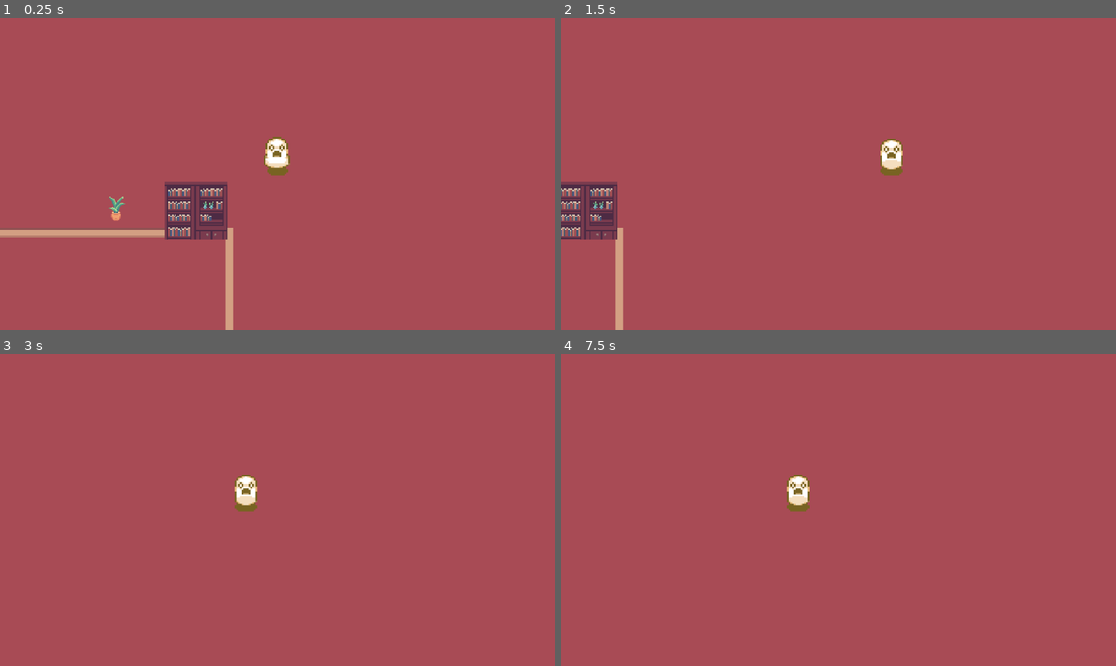
Above: before the commit, frames 1-4 (two rows, left to right).
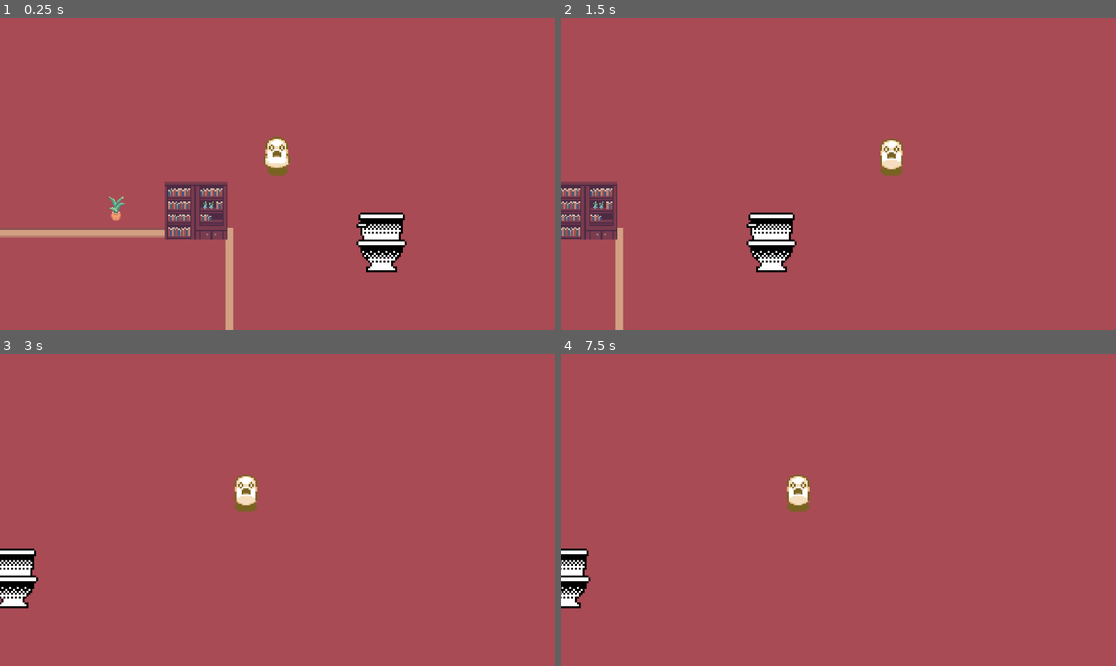
Above: after the commit, the same moments.

Repository: lykarevalde/GameJam
Game: Godot game, scene res://scenes/game_scene.tscn
The game is run twice, just before and just after one commit, with the same random seed, the same clock (stepped at 60 frames per second) and the same inputs.
Inputs:
- Up to frame 1 (0.25 s): no input
- Up to frame 2 (1.5 s): tap Enter (ui_accept) at 0.5, 0.77 s; hold Right (ui_right) from 0.53 s (still down)
- Up to frame 3 (3 s): tap Enter (ui_accept) at 1.52 s; release Right (ui_right) at 2.03 s; hold Left (ui_left) 2.03-2.78 s; hold Right (ui_right) from 2.78 s (still down)
- Up to frame 4 (7.5 s): tap Enter (ui_accept) at 3.02, 3.77, 4.52, 6.02, 6.77 s; release Right (ui_right) at 4.28 s; hold Left (ui_left) 4.28-5.03 s; hold Right (ui_right) 5.03-5.78 s; hold Left (ui_left) 5.78-7.28 s; hold Right (ui_right) from 7.28 s (still down)

The runs differ from the first frame. In frame 1, 1.4% of the frame differs, in the area x 64-74%, y 62-82%; in frame 2, 1.4%, in the area x 33-43%, y 62-82%; in frame 3, 1.1%; in frame 4, 0.8%.

Commit message:
toilet and outline
added toilet sprite sheets and made it glow when player hovers over it

Diff:
--- /dev/null
+++ b/scenes/furniture.gdshader
@@ -0,0 +1,40 @@
+shader_type canvas_item;
+
+void vertex() {
+	// Called for every vertex the material is visible on.
+}
+
+//void fragment() {
+	//// Called for every pixel the material is visible on.
+//}
+
+//void light() {
+//	// Called for every pixel for every light affecting the CanvasItem.
+//	// Uncomment to replace the default light processing function with this one.
+//}
+
+
+uniform vec4 outline_color = vec4(1,1,0,1);
+uniform float thickness = 0.0;
+
+void fragment() {
+    vec2 size = TEXTURE_PIXEL_SIZE * thickness;
+    vec4 col = texture(TEXTURE, UV);
+
+    float alpha = col.a;
+
+    if (alpha == 0.0) {
+        float sum = 0.0;
+        sum += texture(TEXTURE, UV + vec2(size.x, 0)).a;
+        sum += texture(TEXTURE, UV - vec2(size.x, 0)).a;
+        sum += texture(TEXTURE, UV + vec2(0, size.y)).a;
+        sum += texture(TEXTURE, UV - vec2(0, size.y)).a;
+
+        if (sum > 0.0) {
+            COLOR = outline_color;
+            //return;
+        }
+    }
+	else
+    	COLOR = col;
+}
--- /dev/null
+++ b/scenes/furniture.tscn
@@ -0,0 +1,93 @@
+[gd_scene load_steps=14 format=3 uid="uid://dsr4nt81mbrbd"]
+
+[ext_resource type="Texture2D" uid="uid://dvpynuaplocpe" path="res://assets/Furniture/Toilet/toilet MOVE.png" id="1_uouto"]
+[ext_resource type="Shader" uid="uid://dromq4pf7p2g8" path="res://scenes/furniture.gdshader" id="1_yxmve"]
+[ext_resource type="Script" uid="uid://dn1bn31prmmml" path="res://scripts/furniture.gd" id="2_uj4jp"]
+
+[sub_resource type="ShaderMaterial" id="ShaderMaterial_yxmve"]
+shader = ExtResource("1_yxmve")
+shader_parameter/outline_color = Vector4(1, 1, 0, 1)
+shader_parameter/thickness = 1.0
+
+[sub_resource type="AtlasTexture" id="AtlasTexture_yxmve"]
+atlas = ExtResource("1_uouto")
+region = Rect2(32, 0, 32, 64)
+
+[sub_resource type="AtlasTexture" id="AtlasTexture_qmgrm"]
+atlas = ExtResource("1_uouto")
+region = Rect2(64, 0, 32, 64)
+
+[sub_resource type="AtlasTexture" id="AtlasTexture_k0xlv"]
+atlas = ExtResource("1_uouto")
+region = Rect2(96, 0, 32, 64)
+
+[sub_resource type="AtlasTexture" id="AtlasTexture_dh8sm"]
+atlas = ExtResource("1_uouto")
+region = Rect2(0, 64, 32, 64)
+
+[sub_resource type="AtlasTexture" id="AtlasTexture_upk6m"]
+atlas = ExtResource("1_uouto")
+region = Rect2(32, 64, 32, 64)
+
+[sub_resource type="AtlasTexture" id="AtlasTexture_sugg3"]
+atlas = ExtResource("1_uouto")
+region = Rect2(64, 64, 32, 64)
+
+[sub_resource type="AtlasTexture" id="AtlasTexture_161hf"]
+atlas = ExtResource("1_uouto")
+region = Rect2(96, 64, 32, 64)
+
+[sub_resource type="AtlasTexture" id="AtlasTexture_oa2mr"]
+atlas = ExtResource("1_uouto")
+region = Rect2(0, 128, 32, 64)
+
+[sub_resource type="SpriteFrames" id="SpriteFrames_bew5f"]
+animations = [{
+"frames": [{
+"duration": 1.0,
+"texture": SubResource("AtlasTexture_yxmve")
+}, {
+"duration": 1.0,
+"texture": SubResource("AtlasTexture_qmgrm")
+}, {
+"duration": 1.0,
+"texture": SubResource("AtlasTexture_k0xlv")
+}, {
+"duration": 1.0,
+"texture": SubResource("AtlasTexture_dh8sm")
+}, {
+"duration": 1.0,
+"texture": SubResource("AtlasTexture_upk6m")
+}, {
+"duration": 1.0,
+"texture": SubResource("AtlasTexture_sugg3")
+}, {
+"duration": 1.0,
+"texture": SubResource("AtlasTexture_161hf")
+}, {
+"duration": 1.0,
+"texture": SubResource("AtlasTexture_oa2mr")
+}],
+"loop": true,
+"name": &"move",
+"speed": 12.0
+}]
+
+[node name="Furniture" type="AnimatedSprite2D"]
+material = SubResource("ShaderMaterial_yxmve")
+position = Vector2(0, -32)
+sprite_frames = SubResource("SpriteFrames_bew5f")
+animation = &"move"
+frame_progress = 0.6196499
+script = ExtResource("2_uj4jp")
+
+[node name="Node2D" type="Node2D" parent="."]
+
+[node name="Area2D" type="Area2D" parent="."]
+
+[node name="CollisionPolygon2D" type="CollisionPolygon2D" parent="Area2D"]
+polygon = PackedVector2Array(-7, 31, 7, 31, 5, 28, 12, 16, 8, 16, 11, 1, -11, 1, -8, 16, -12, 16, -5, 28)
+
+[connection signal="area_exited" from="Area2D" to="." method="_on_area_2d_area_exited"]
+[connection signal="body_entered" from="Area2D" to="." method="_on_area_2d_body_entered"]
+[connection signal="body_exited" from="Area2D" to="." method="_on_area_2d_body_exited"]
--- a/scenes/game_scene.tscn
+++ b/scenes/game_scene.tscn
@@ -1,9 +1,10 @@
-[gd_scene load_steps=7 format=3 uid="uid://caf4pect0ovka"]
+[gd_scene load_steps=8 format=3 uid="uid://caf4pect0ovka"]
 
 [ext_resource type="Texture2D" uid="uid://l5axf47yylfg" path="res://assets/interior_tileset_placeholder.png" id="1_onqr8"]
 [ext_resource type="PackedScene" uid="uid://cgmu3x48sx0fo" path="res://scenes/player.tscn" id="1_w5aja"]
 [ext_resource type="PackedScene" uid="uid://dbgp384qn2s4x" path="res://scenes/plant.tscn" id="3_ycayy"]
 [ext_resource type="PackedScene" uid="uid://cv0hye7m1iv11" path="res://scenes/shelf.tscn" id="4_bw6k5"]
+[ext_resource type="PackedScene" uid="uid://dsr4nt81mbrbd" path="res://scenes/furniture.tscn" id="5_y3j0m"]
 
 [sub_resource type="TileSetAtlasSource" id="TileSetAtlasSource_onqr8"]
 texture = ExtResource("1_onqr8")
@@ -225,3 +226,6 @@
 
 [node name="shelf" parent="." instance=ExtResource("4_bw6k5")]
 position = Vector2(-20, 110)
+
+[node name="Furniture" parent="." instance=ExtResource("5_y3j0m")]
+position = Vector2(76, 112)
--- a/scenes/player.tscn
+++ b/scenes/player.tscn
@@ -1,7 +1,8 @@
 [gd_scene load_steps=10 format=3 uid="uid://cgmu3x48sx0fo"]
 
 [ext_resource type="Texture2D" uid="uid://bjc3u1kofa5x0" path="res://assets/player_placeholder.png" id="1_4flbx"]
-[ext_resource type="Script" uid="uid://cxrqodvh8nk8x" path="res://scenes/player.gd" id="1_g2els"]
+[ext_resource type="Script" uid="uid://cxrqodvh8nk8x" path="res://scripts/krystaplayer.gd" id="1_g2els"]
+
 
 [sub_resource type="AtlasTexture" id="AtlasTexture_3vyb7"]
 atlas = ExtResource("1_4flbx")
--- a/scenes/shelf.tscn
+++ b/scenes/shelf.tscn
@@ -1,7 +1,8 @@
 [gd_scene load_steps=4 format=3 uid="uid://cv0hye7m1iv11"]
 
 [ext_resource type="Texture2D" uid="uid://l5axf47yylfg" path="res://assets/interior_tileset_placeholder.png" id="1_eyi4x"]
-[ext_resource type="Script" uid="uid://do3jm47f4s3ax" path="res://scenes/possessed.gd" id="1_xj574"]
+[ext_resource type="Script" uid="uid://do3jm47f4s3ax" path="res://scripts/possessed.gd" id="1_xj574"]
+
 
 [sub_resource type="RectangleShape2D" id="RectangleShape2D_xj574"]
 size = Vector2(32, 29)
--- /dev/null
+++ b/scripts/furniture.gd
@@ -0,0 +1,29 @@
+extends AnimatedSprite2D
+
+
+# Called when the node enters the scene tree for the first time.
+func _ready() -> void:
+	stop()
+	frame = 0
+	material.set_shader_parameter("thickness", 0.0)
+	print("furniture ready")
+
+	#pass # Replace with function body.
+
+
+# Called every frame. 'delta' is the elapsed time since the previous frame.
+func _process(delta: float) -> void:
+	pass
+
+@onready var sprite = self
+
+func _on_area_2d_body_entered(body):
+	if body.name == "Player":
+		print(body.name, " entered")
+		sprite.material.set_shader_parameter("thickness", 1.0)
+	#pass # Replace with function body.
+
+func _on_area_2d_body_exited(body: Node2D) -> void:
+	if body.name == "Player":
+		print(body.name, " exited")
+		sprite.material.set_shader_parameter("thickness", 0.0)
Binary file added: assets/Furniture/Toilet/toilet AMUSE.png
Not shown, added: assets/Furniture/Toilet/toilet AMUSE.png.import
Binary file added: assets/Furniture/Toilet/toilet MOVE.png
Not shown, added: assets/Furniture/Toilet/toilet MOVE.png.import
Binary file added: assets/Furniture/Toilet/toilet SPOOK.png
Not shown, added: assets/Furniture/Toilet/toilet SPOOK.png.import
Not shown, added: scenes/furniture.gdshader.uid
Not shown, added: scripts/furniture.gd.uid
Renamed: scenes/player.gd -> scripts/krystaplayer.gd
Renamed: scenes/player.gd.uid -> scripts/krystaplayer.gd.uid
Renamed: scenes/possessed.gd -> scripts/possessed.gd
Renamed: scenes/possessed.gd.uid -> scripts/possessed.gd.uid
(and 2 more such lines)
